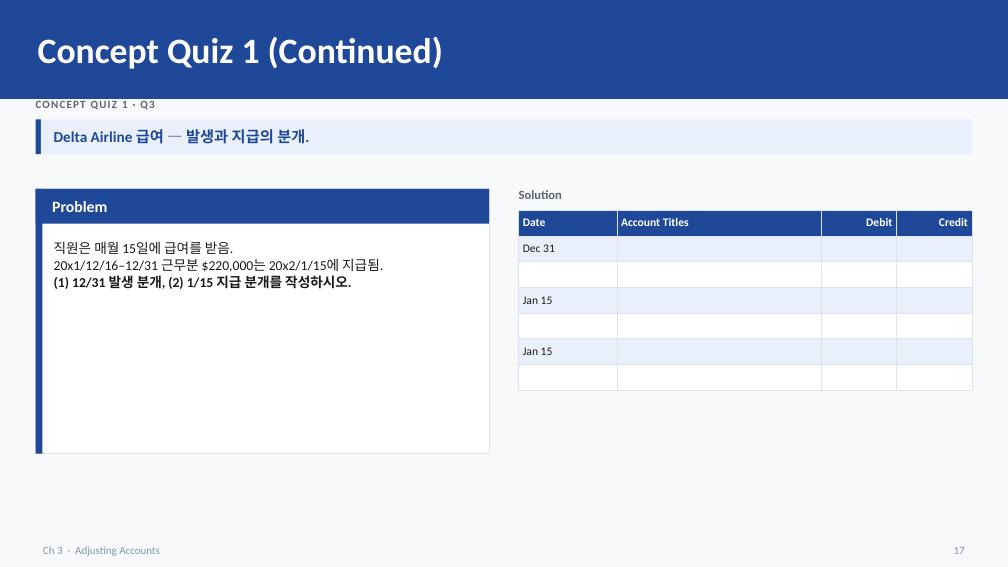
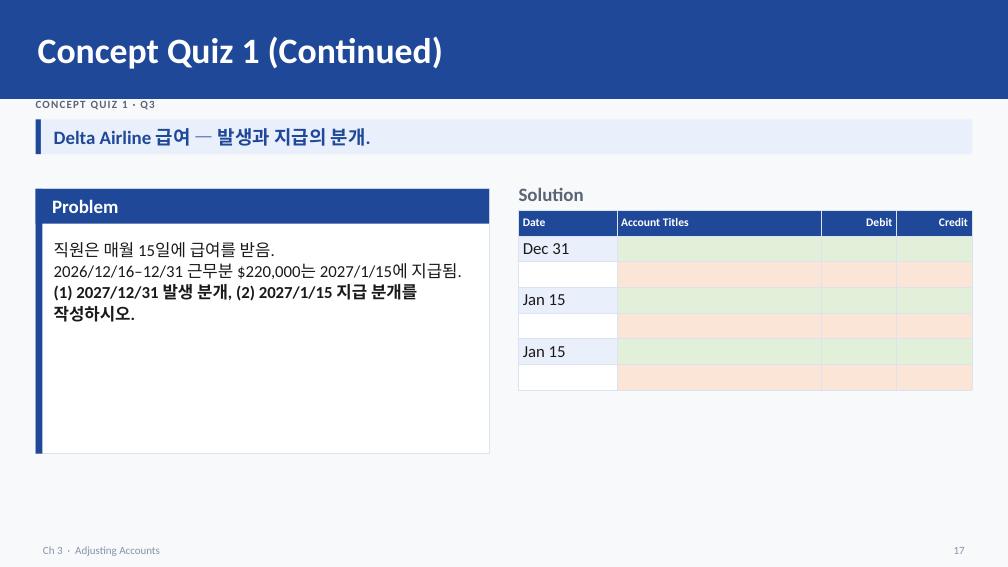
Before and after one commit to keejae/financial-accounting, a slide deck: slide 18 of files/week2/korean/Wk2_L5_slides.pptx (slide 17 before the commit). Drawn at 1008x567 pixels with LibreOffice and Linux fonts; fonts in the diff are those of the drawing. Boxes give left, top, right and bottom in pixels: in the first picture for what was removed or moved away, otherwise in the second. Text is boxed around its words. In the diff, an @@ line names an element or a change of style, - is before the commit and + after.

```diff
--- a/files/week2/korean/Wk2_L5_slides.pptx
+++ b/files/week2/korean/Wk2_L5_slides.pptx
@@ text "Delta Airline 급여 — 발생과 ..." at bbox=[54, 128, 371, 146]: size 14.5 to 18 pt @@
@@ text "Problem" at bbox=[52, 199, 118, 213]: size 15 to 18 pt @@
@@ text "Solution" at bbox=[519, 187, 584, 201]: size 12 to 18 pt @@
@@ table at bbox=[519, 210, 972, 390] @@
@@ fill #EAF0FB to #E2F0D9 in 9 cells @@
@@ fill #FFFFFF to #FBE5D6 in 9 cells @@
@@ size 11 to 16 pt in "Dec 31", "Jan 15", "Jan 15" @@
@@ text at bbox=[54, 263, 462, 322]: text changed; size 13 to 16 pt @@
-20x1/12/16–12/31 근무분 $220,000는 20x2/1/15에 지급됨.
-(1) 12/31 발생 분개, (2) 1/15 지급 분개를 작성하시오.
+2026/12/16–12/31 근무분 $220,000는 2027/1/15에 지급됨.
+(1) 2027/12/31 발생 분개, (2) 2027/1/15 지급 분개를 작성하시오.
@@ text at bbox=[54, 242, 275, 258]: size 13 to 16 pt in "직원은 매월 15일에 급여를 받음." @@
```
Also in this commit, not shown: 30 other slides changed, 7 slides added, 9 slides removed, 11 other files.
